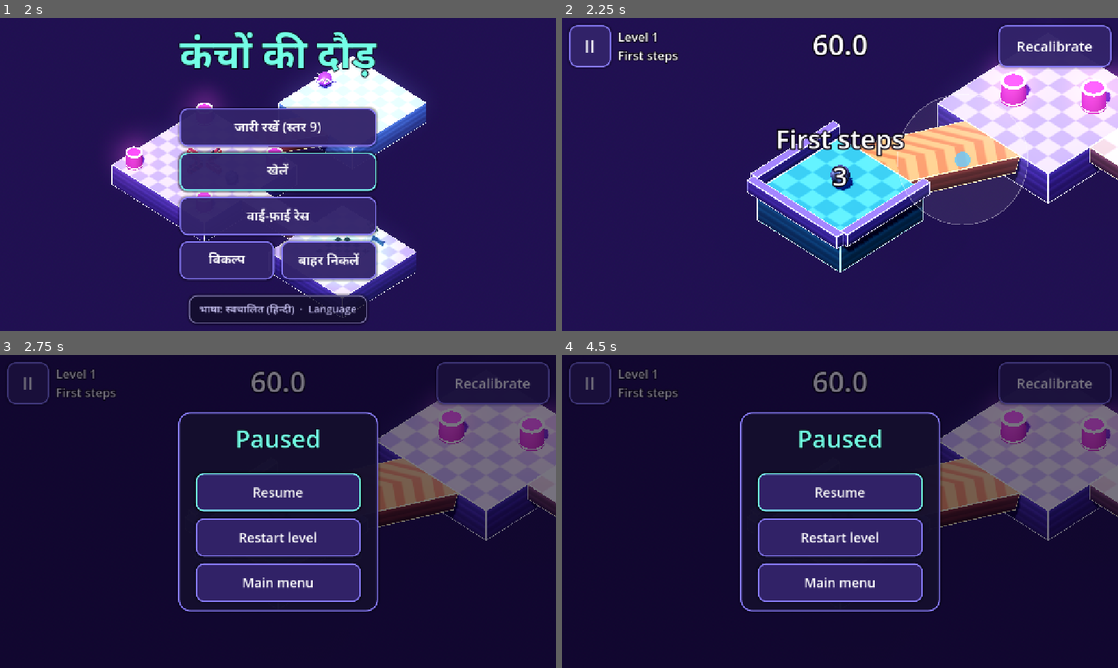
Above: before the commit, frames 1-4 (two rows, left to right).
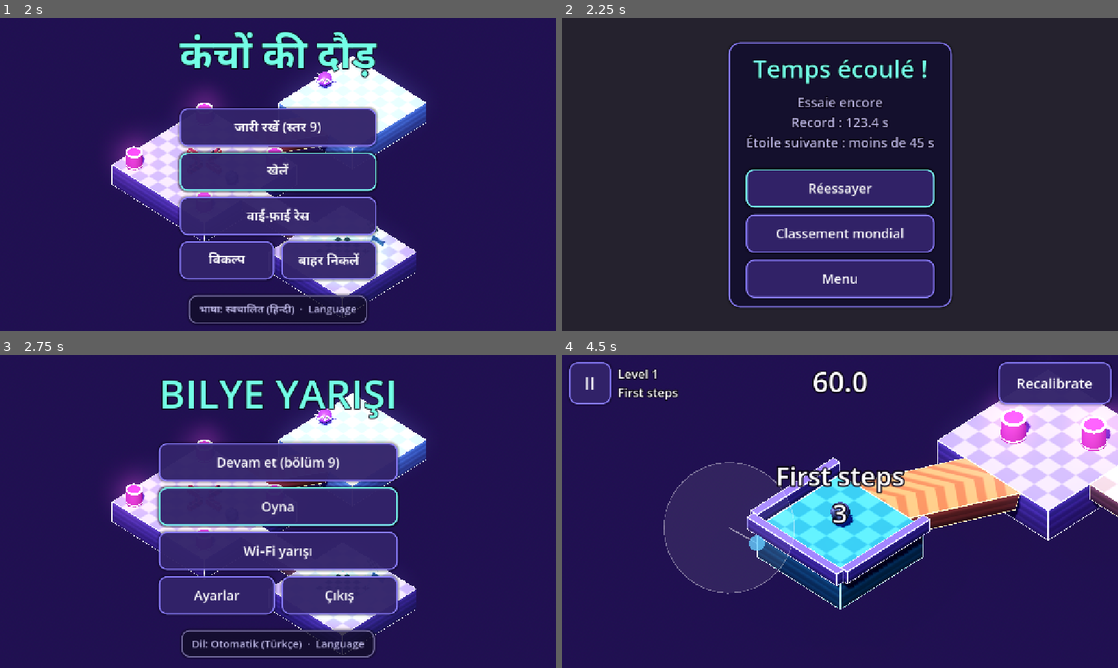
Above: after the commit, the same moments.

Repository: HernanDiaz/carreras-de-canicas
Game: Godot game, scene res://tools/smoke_test.tscn
Same seed, same stepped clock (60 frames per second), same inputs: the game is played once before the commit and once after it. This scene is started directly instead of the project's main scene.
Inputs (mouse positions are in pixels of both pictures, inside the frame that each line leads up to):
- Up to frame 1 (2 s): click "Play" at 0.5 s; click "Restart level" at 1.25 s
- Up to frame 2 (2.25 s): move the mouse to (962, 158) at 2.02 s; hold Right (ui_right) from 2.03 s (still down); tap R at 2.1 s; click (962, 158) at 2.17 s
- Up to frame 3 (2.75 s): keep holding Right (ui_right); tap T at 2.3 s
- Up to frame 4 (4.5 s): release Right (ui_right) at 2.75 s; click (840, 536) at 2.75 s, where only the run before the commit has a clickable "Restart level"; click (840, 536) at 3.5 s, where only the run after the commit has a clickable "Restart level"; drag from (728, 527) to (812, 574) at 4.27 s

Frame 1 is identical in both runs. In frame 2, 94% of the frame differs, in the area x 0-100%, y 0-100%; in frame 3, 86%; in frame 4, 97%.
Error before the commit: Invalid access to property or key 'process_frame' on a base object of type 'null instance'. (res://tools/smoke_test.gd:268)
Error after the commit: Invalid access to property or key 'process_frame' on a base object of type 'null instance'. (res://tools/smoke_test.gd:285)

Commit message:
PC: la tecla R reinicia el nivel al momento (solo en partida individual)
Co-Authored-By: Claude Opus 5.5 <noreply@anthropic.com>

Diff:
--- a/scripts/game.gd
+++ b/scripts/game.gd
@@ -219,11 +219,20 @@
 	# Esc en el PC (mientras está en pausa este nodo no recibe eventos; se sale con los botones)
 	if event.is_action_pressed("ui_cancel") and (state != State.ENDED or race):
 		_pause()
+	elif _is_quick_restart(event):
+		_restart()
 	elif _spectating and _overlay == null:
 		if event.is_action_pressed("ui_left"):
 			_cycle_watch(-1)
 		elif event.is_action_pressed("ui_right"):
 			_cycle_watch(1)
+
+
+## R reinicia el nivel al momento (en el PC, para repetir intentos sin pasar por la pausa).
+## En carrera no: hay más jugadores esperando.
+func _is_quick_restart(event: InputEvent) -> bool:
+	var key := event as InputEventKey
+	return not race and key != null and key.pressed and not key.echo and key.physical_keycode == KEY_R
 
 
 func _notification(what: int) -> void:
--- a/tools/smoke_test.gd
+++ b/tools/smoke_test.gd
@@ -257,6 +257,23 @@
 	add_child(game)
 	var marble: Marble = game.marble
 	if index == 0:
+		# R reinicia al momento, pero no si se mantiene pulsada (eco), con otra tecla ni en carrera.
+		var key := InputEventKey.new()
+		key.physical_keycode = KEY_R
+		key.pressed = true
+		if not game._is_quick_restart(key):
+			_failures.append("nivel 1: R no reinicia")
+		key.echo = true
+		var echo_ok: bool = game._is_quick_restart(key)
+		key.echo = false
+		key.physical_keycode = KEY_T
+		var other_ok: bool = game._is_quick_restart(key)
+		key.physical_keycode = KEY_R
+		game.race = true
+		var race_ok: bool = game._is_quick_restart(key)
+		game.race = false
+		if echo_ok or other_ok or race_ok:
+			_failures.append("nivel 1: R reinicia cuando no debe (eco %s, otra tecla %s, carrera %s)" % [echo_ok, other_ok, race_ok])
 		# Mandar la app al fondo en la cuenta atrás pausa la partida; al volver sigue.
 		for _i in 30:
 			await get_tree().physics_frame
